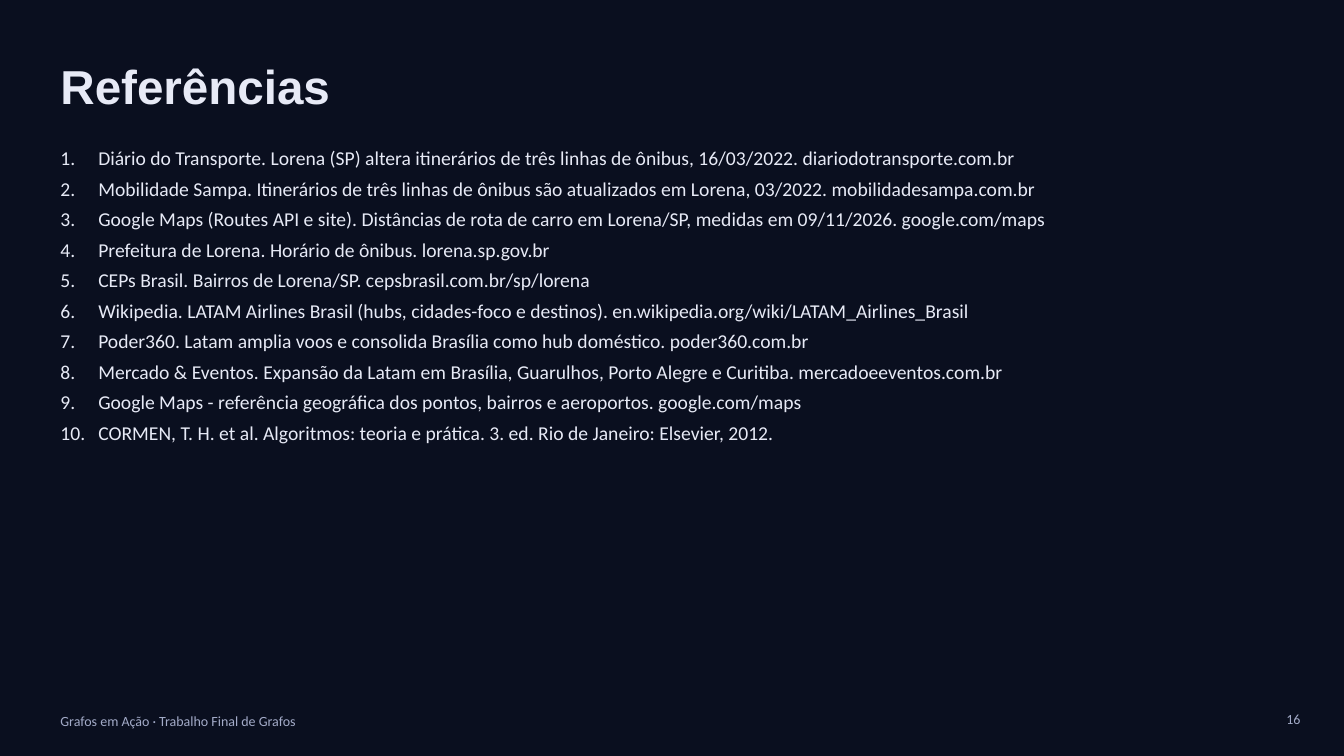
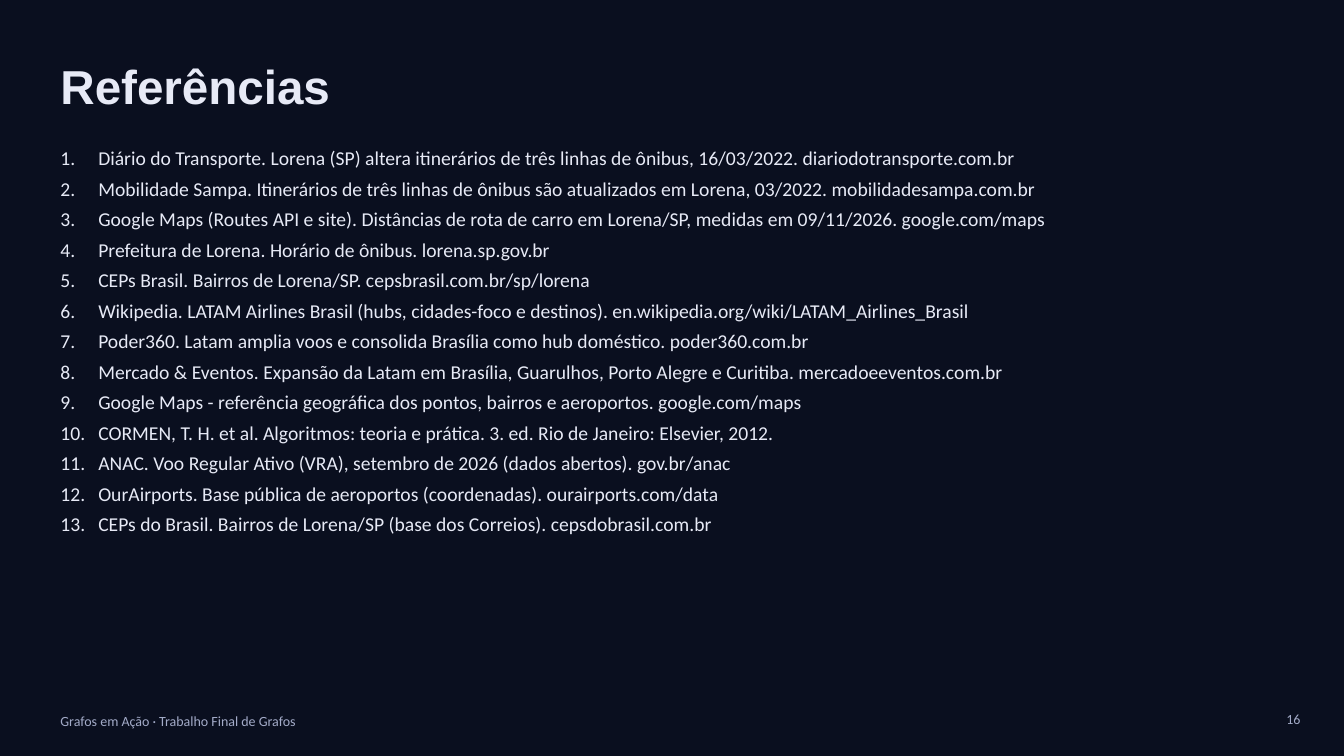
Before and after one commit to Martonidaz/Grafos-em-Acao, a slide deck: slide 16 of docs/Grafos_em_Acao_Apresentacao.pptx. Drawn at 1344x756 pixels with LibreOffice and Linux fonts; fonts in the diff are those of the drawing. Boxes give left, top, right and bottom in pixels: in the first picture for what was removed or moved away, otherwise in the second. Text is boxed around its words. In the diff, an @@ line names an element or a change of style, - is before the commit and + after.

```diff
--- a/docs/Grafos_em_Acao_Apresentacao.pptx
+++ b/docs/Grafos_em_Acao_Apresentacao.pptx
@@ text at (98,456,730,534): paragraphs added @@
+11. ANAC. Voo Regular Ativo (VRA), setembro de 2026 (dados abertos). gov.br/anac
+12. OurAirports. Base pública de aeroportos (coordenadas). ourairports.com/data
+13. CEPs do Brasil. Bairros de Lorena/SP (base dos Correios). cepsdobrasil.com.br
```
Also in this commit, not shown: 4 other slides changed, 8 other files.
